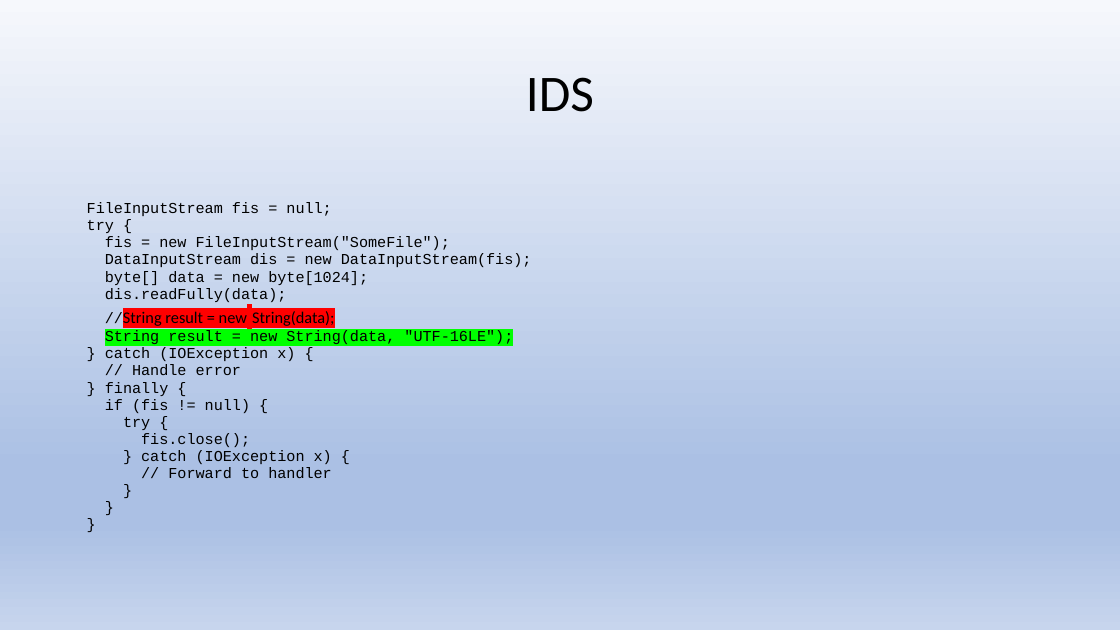
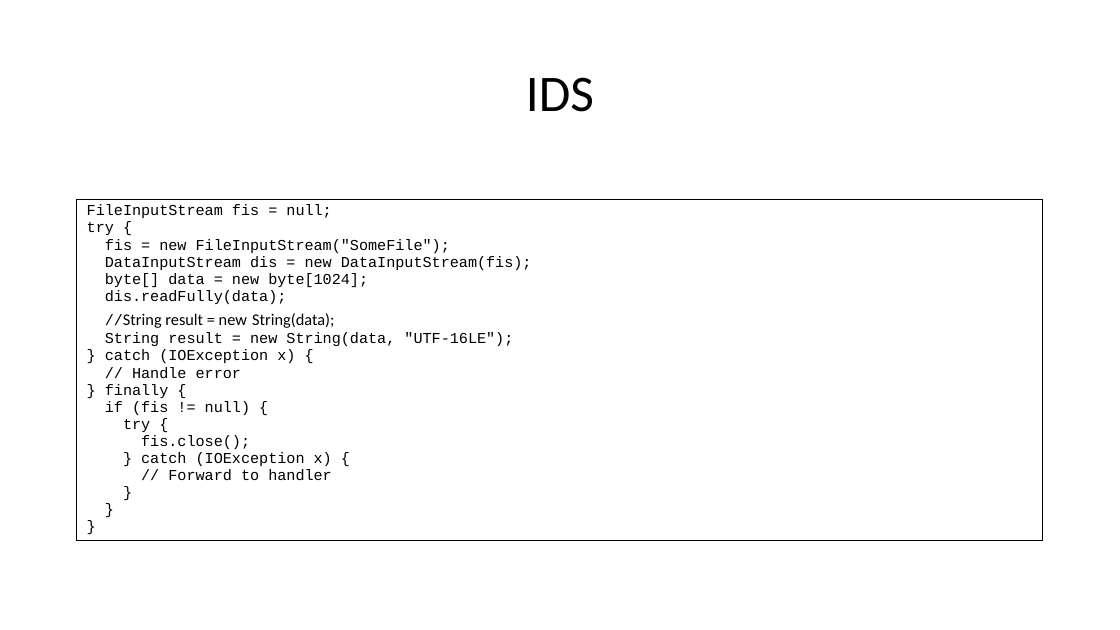
Before and after one commit to stevester94/CSC201_Project, a slide deck: slide 5 of Project2.pptx. Drawn at 1120x630 pixels with LibreOffice and Linux fonts; fonts in the diff are those of the drawing. Boxes give left, top, right and bottom in pixels: in the first picture for what was removed or moved away, otherwise in the second. Text is boxed around its words. In the diff, an @@ line names an element or a change of style, - is before the commit and + after.

```diff
--- a/Project2.pptx
+++ b/Project2.pptx
@@ background gradient #F6F8FC to #ABC0E4 to #C7D5ED to #FFFFFF @@
@@ table at <box>77,199,1044,536</box> @@
@@ highlight #FF0000 to none in "//String result = new String(data);" @@
@@ highlight #00FF00 to none in "String result = new String(data, "UTF-16LE");" @@
```
Also in this commit, not shown: 10 other slides changed, 8 slides added.
